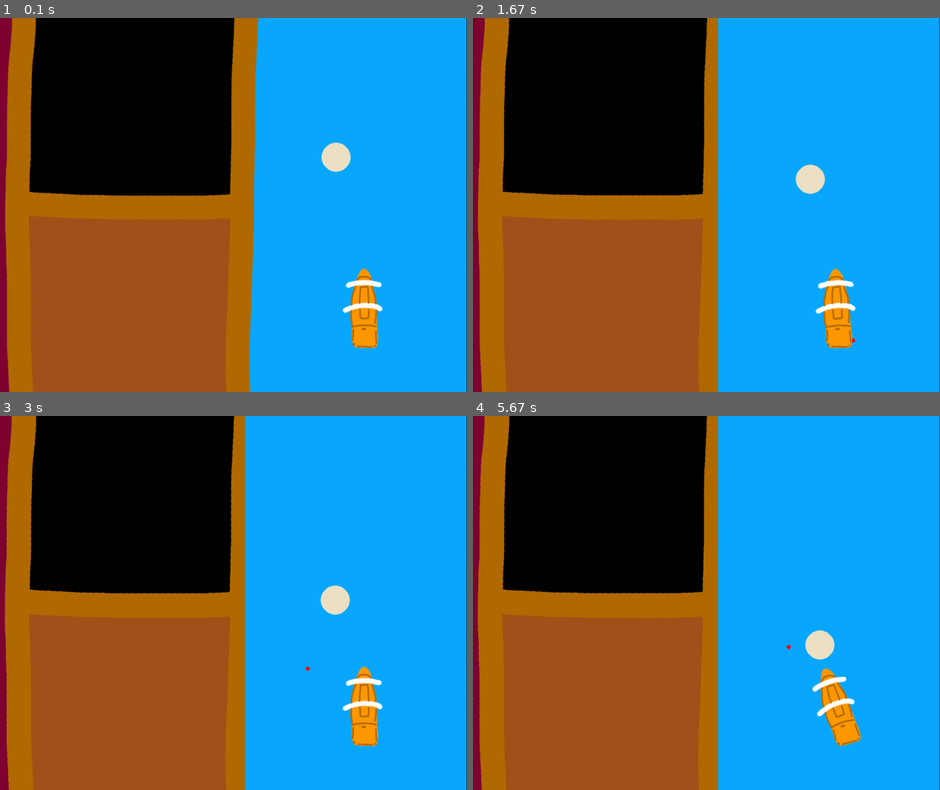
Above: before the commit, frames 1-4 (two rows, left to right).
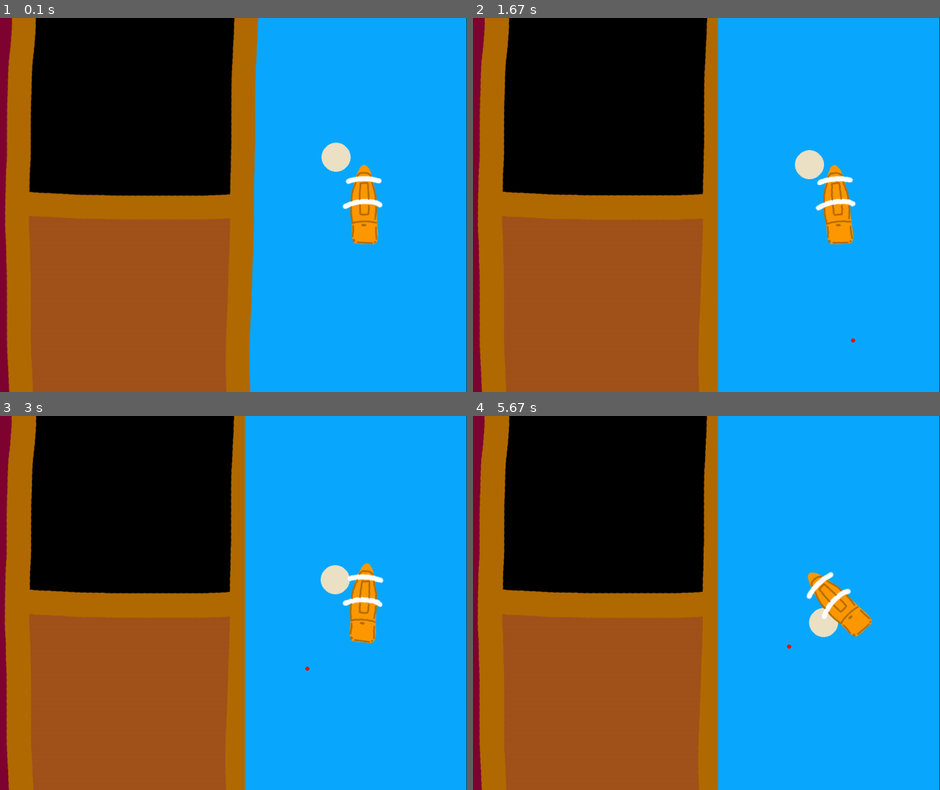
Above: after the commit, the same moments.

Repository: coffeemakingtoaster/Pyrates-pygame30
Game: pygame game, started from src/game_ui.py
The game is run twice, just before and just after one commit, with the same random seed, the same clock (stepped at 60 frames per second) and the same inputs.
Inputs (mouse positions are in pixels of both pictures, inside the frame that each line leads up to):
- Up to frame 1 (0.1 s): no input
- Up to frame 2 (1.67 s): click (823, 193) at 0.38 s; click (827, 205) at 0.72 s; click (851, 335) at 1.55 s
- Up to frame 3 (3 s): click (354, 603) at 2.38 s; click (308, 662) at 2.72 s
- Up to frame 4 (5.67 s): click (739, 573) at 3.05 s; click (781, 569) at 3.38 s; click (813, 595) at 3.72 s; click (748, 535) at 4.05 s; click (757, 509) at 4.38 s; click (846, 689) at 5.22 s; click (785, 644) at 5.55 s

The runs differ from the first frame. In frame 1, 2.3% of the frame differs, in the area x 73-82%, y 39-89%; in frame 2, 2.8%; in frame 3, 2.9%; in frame 4, 3.0%, in the area x 67-86%, y 41-89%.

Commit message:
Bessere Collision

Diff:
--- a/src/game_ui.py
+++ b/src/game_ui.py
@@ -40,7 +40,7 @@
     pygame.draw.rect(screen, (0, 0, 0), ship_visual)
     pygame.draw.rect(screen, (161, 83, 27), ressource_visual)
     pygame.draw.rect(screen, (10, 169, 255), ship_movement_UI)
-    screen.blit(ship, (1250, 600))
+    screen.blit(ship, (1250, 350))
     screen.blit(overlay, (0, 0))
 
     # flip displayes everything for the user to see
@@ -50,18 +50,19 @@
     running = True
     angle = 0
     ship_map_x = 750
-    ship_map_y = 100
+    ship_map_y = 350
     dotexists = False
     initx = 0
     inity = 0
     dot_map_x = 0
     dot_map_y = 0
-    hitradius = 20
+    hitradius = 30
     currentangle = 0
     island_demo_x = 1250
     island_demo_y = 300
     speed = 0.7
     rotation_speed = 0.3
+    ship_hit_box = pygame.Rect(1340, 440, 20, 20)
 
     pygame.draw.ellipse(screen, (237, 226, 197), pygame.Rect(island_demo_x, island_demo_y, 70, 70))
     while running:
@@ -77,18 +78,19 @@
                 initx, inity = pygame.mouse.get_pos()
                 dot_map_x = ship_map_x - 266 + mouse_x - 1066
                 dot_map_y = 900 - mouse_y + ship_map_y - 200
-                angle = (180 / math.pi) * -math.atan2((mouse_y - 700), (mouse_x - 1350))
+                # angle = (180 / math.pi) * -math.atan2((mouse_y - 450), (mouse_x - 1350))
                 pygame.draw.rect(screen, (10, 169, 255), ship_movement_UI)
                 screen.blit(overlay, (0, 0))
                 pygame.draw.ellipse(screen, (255, 0, 0), pygame.Rect(mouse_x, mouse_y, 10, 10))
                 dotexists = True
         pygame.display.flip()
 
-        y_speed = math.sin(math.radians(currentangle+90))
-        x_speed = math.cos(math.radians(currentangle+90))
+        point_hit_box = pygame.Rect(initx, inity, 10, 10)
 
-        if dotexists and (
-                ship_map_x - dot_map_x < -hitradius or ship_map_x - dot_map_x > hitradius or ship_map_y - dot_map_y > hitradius or ship_map_y - dot_map_y < -hitradius):
+        y_speed = math.sin(math.radians(currentangle + 90))
+        x_speed = math.cos(math.radians(currentangle + 90))
+
+        if dotexists and not (ship_hit_box.colliderect(point_hit_box)):
             initx -= x_speed * speed
             inity += y_speed * speed
             pygame.draw.rect(screen, (10, 169, 255), ship_movement_UI)
@@ -101,11 +103,8 @@
             ship_map_x += x_speed * speed
             ship_map_y += y_speed * speed
 
+            angle = (180 / math.pi) * -math.atan2((inity - 450), (initx - 1350))
 
-            angle = (180 / math.pi) * -math.atan2((inity - 700), (initx - 1350))
-            print(initx)
-            print(inity)
-            print(angle-90)
             # Rotation
             # ----------------------------------------------------------
             if currentangle > -90 and ((angle - 90) - currentangle) < -180:
@@ -121,7 +120,7 @@
                 currentangle = 89.5
             elif currentangle > 89.5:
                 currentangle = -279.5
-            screen.blit(rotate_image(ship, +currentangle), (1250, 600))
+            screen.blit(rotate_image(ship, +currentangle), (1250, 350))
             # ------------------------------------------------------------
 
 
